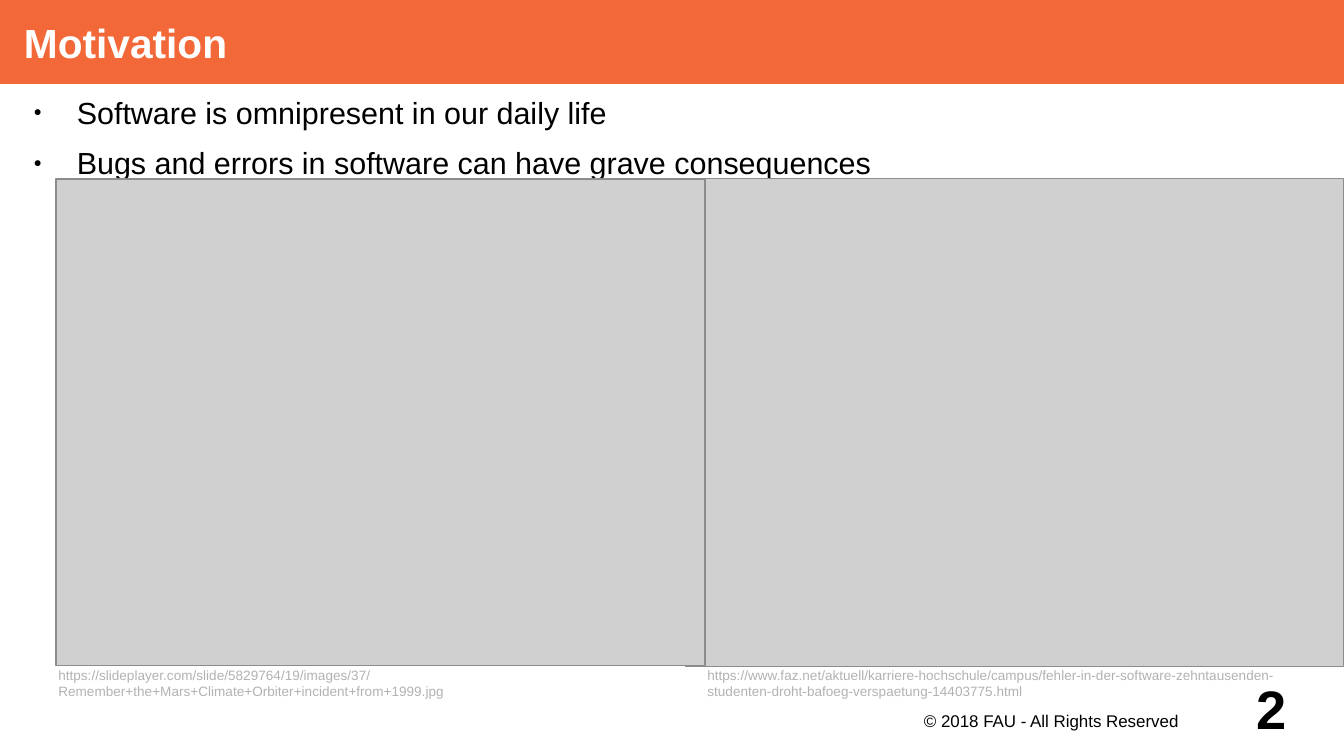
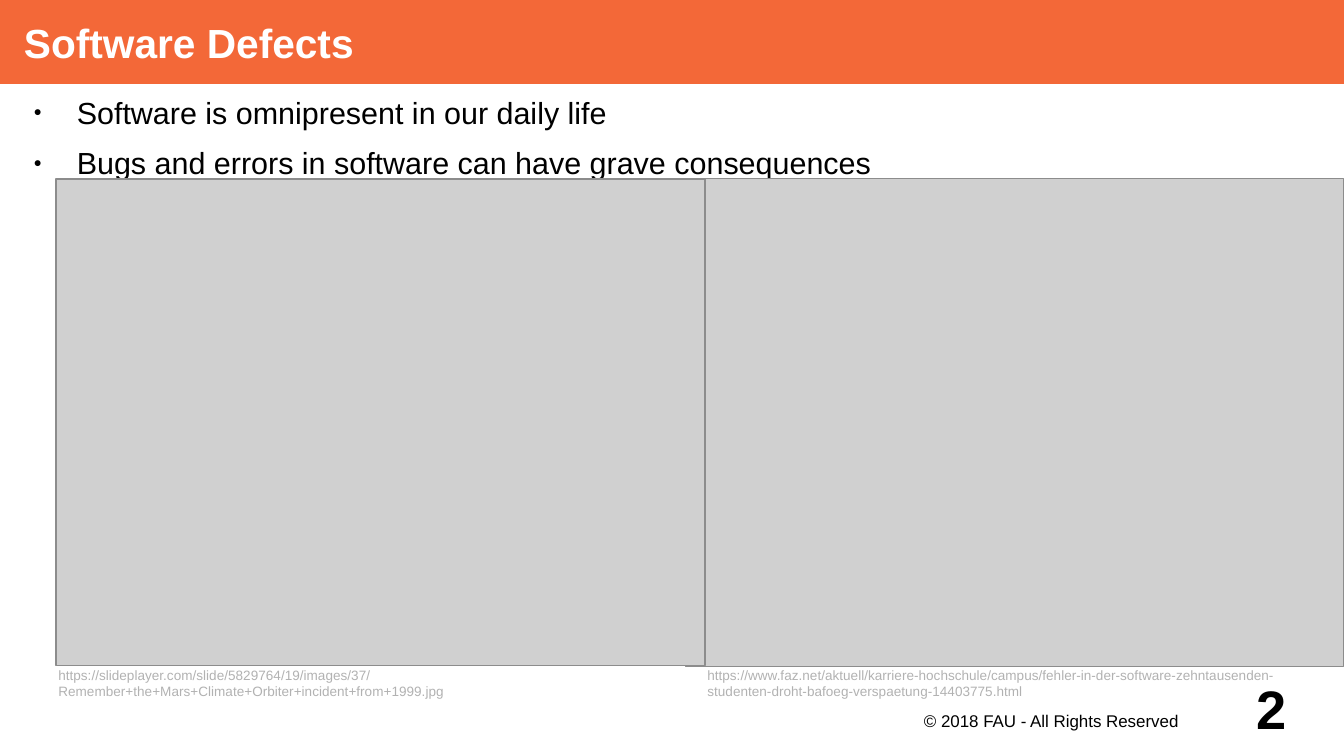
Before and after one commit to dirkriehle/adap-course, a slide deck: slide 2 of Lecture Slides/ADAP B01- Testing Overview.odp. Drawn at 1344x756 pixels with LibreOffice and Linux fonts; fonts in the diff are those of the drawing; grey boxes stand for pictures. Boxes give left, top, right and bottom in pixels: in the first picture for what was removed or moved away, otherwise in the second. Text is boxed around its words. In the diff, an @@ line names an element or a change of style, - is before the commit and + after.

```diff
--- a/Lecture Slides/ADAP B01- Testing Overview.odp
+++ b/Lecture Slides/ADAP B01- Testing Overview.odp
@@ title at [24,28,354,59]: text changed @@
-Motivation
+Software Defects
```
Also in this commit, not shown: 1 other slide changed, 1 slide added.
